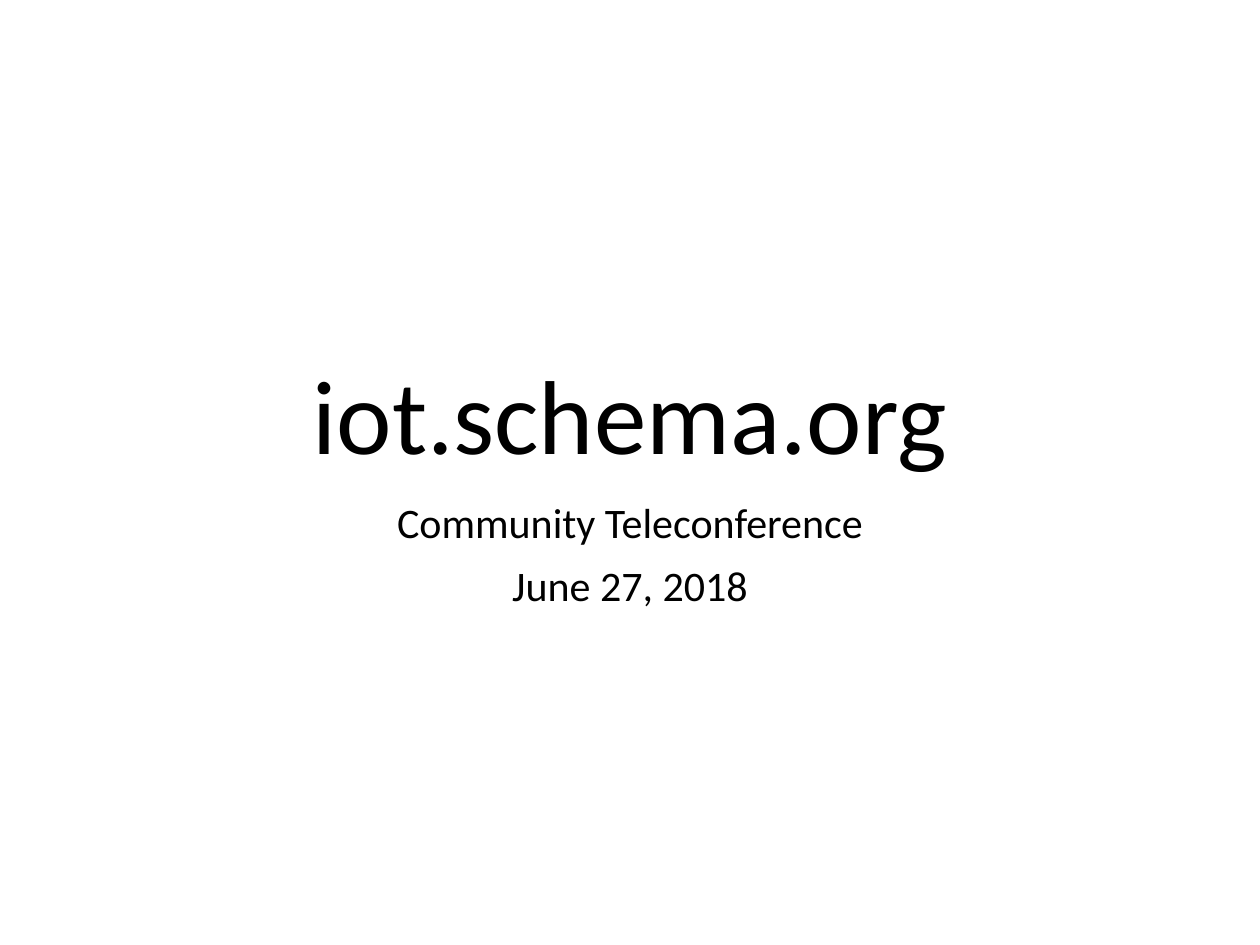
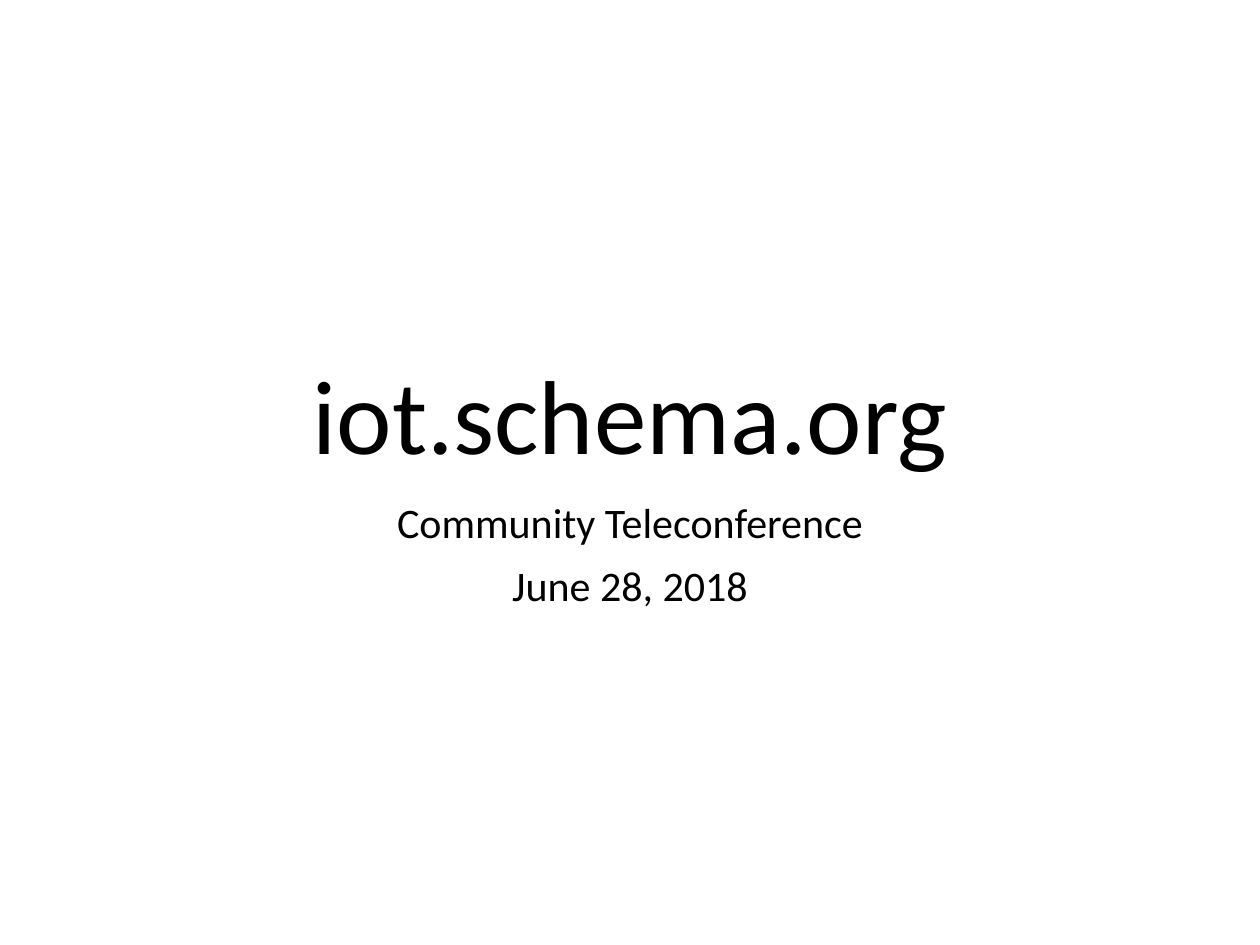
Before and after one commit to iot-schema-collab/teleconferences, a slide deck: slide 1 of iotschema-27June2018.pptx. Drawn at 1260x945 pixels with LibreOffice and Linux fonts; fonts in the diff are those of the drawing. Boxes give left, top, right and bottom in pixels: in the first picture for what was removed or moved away, otherwise in the second. Text is boxed around its words. In the diff, an @@ line names an element or a change of style, - is before the commit and + after.

Commit message:
add teleconference slides
Draft slides for July 19, 2018

```diff
--- a/iotschema-27June2018.pptx
+++ b/iotschema-27June2018.pptx
@@ subtitle at (x1=512, y1=572, x2=748, y2=606): text changed @@
-June 27, 2018
+June 28, 2018
```
Also in this commit, not shown: 2 other files.
